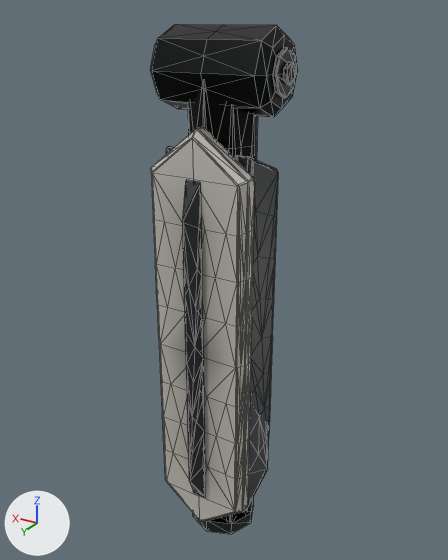
Before and after pictures for a commit that changed the glTF model assets/export/models/bastion.forearm_front.glb.
Both versions are drawn from a camera (50 mm lens) standing at (-2.25, 3.75, 2.11) and looking at (0.0, 0.0, 0.24). The axes (+X, +Y, +Z) are drawn at lower left. The lights are the same throughout. The picture after the commit comes second. Mesh edges are drawn as thin lines.
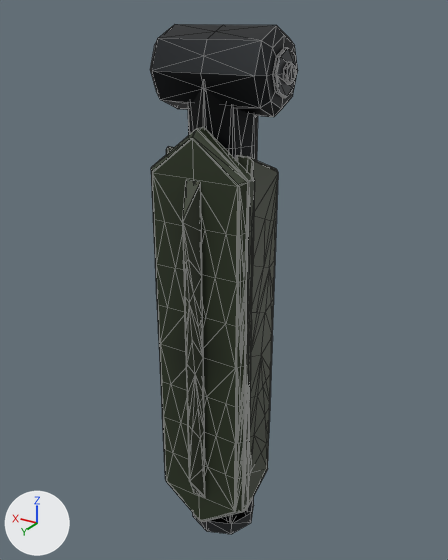
The newer file is also rescaled (x4.5) as a whole; pictures and numbers use the older file's frame.

Changed parts and their boxes [x1, y1, x2, y2] in the pictures (448 x 560 px):
'Mesh_0', surface changed: [150, 26, 297, 531] in both

Edits to the bpy script that builds the scene:
```text
Change mat_armor:
    where n2 = _N.new('ShaderNodeMix'); n2.name = 'Mix'
    n2.inputs[7].default_value: (0.57, 0.554, 0.492, 1.0) -> (0.0245, 0.0363, 0.0153, 1.0)  # 'B', light grey #c7c4ba -> 'B', dark green #2b3621
```
